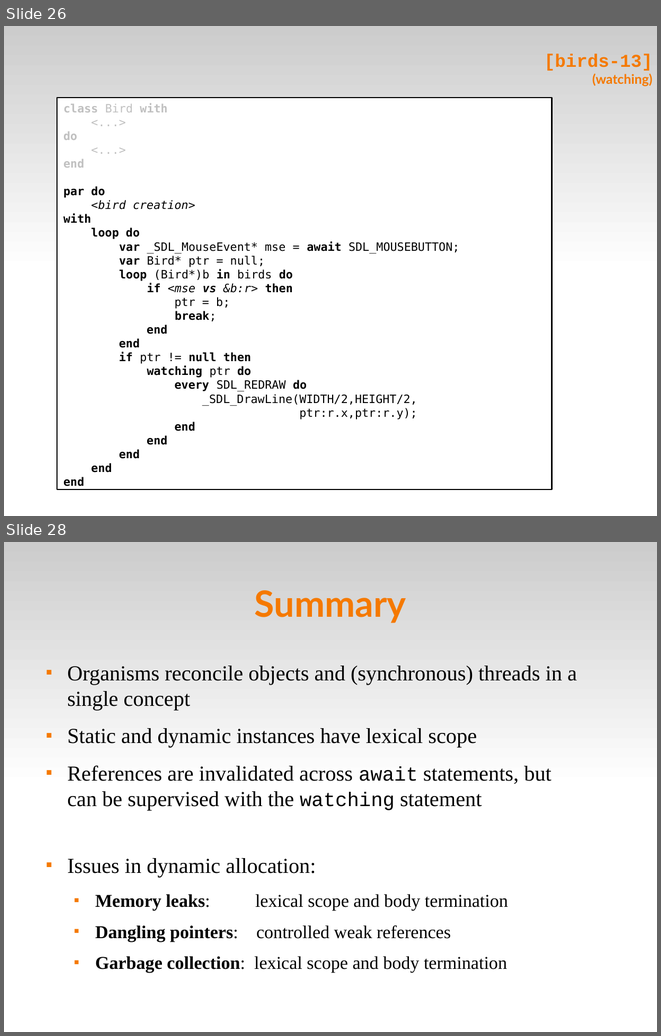
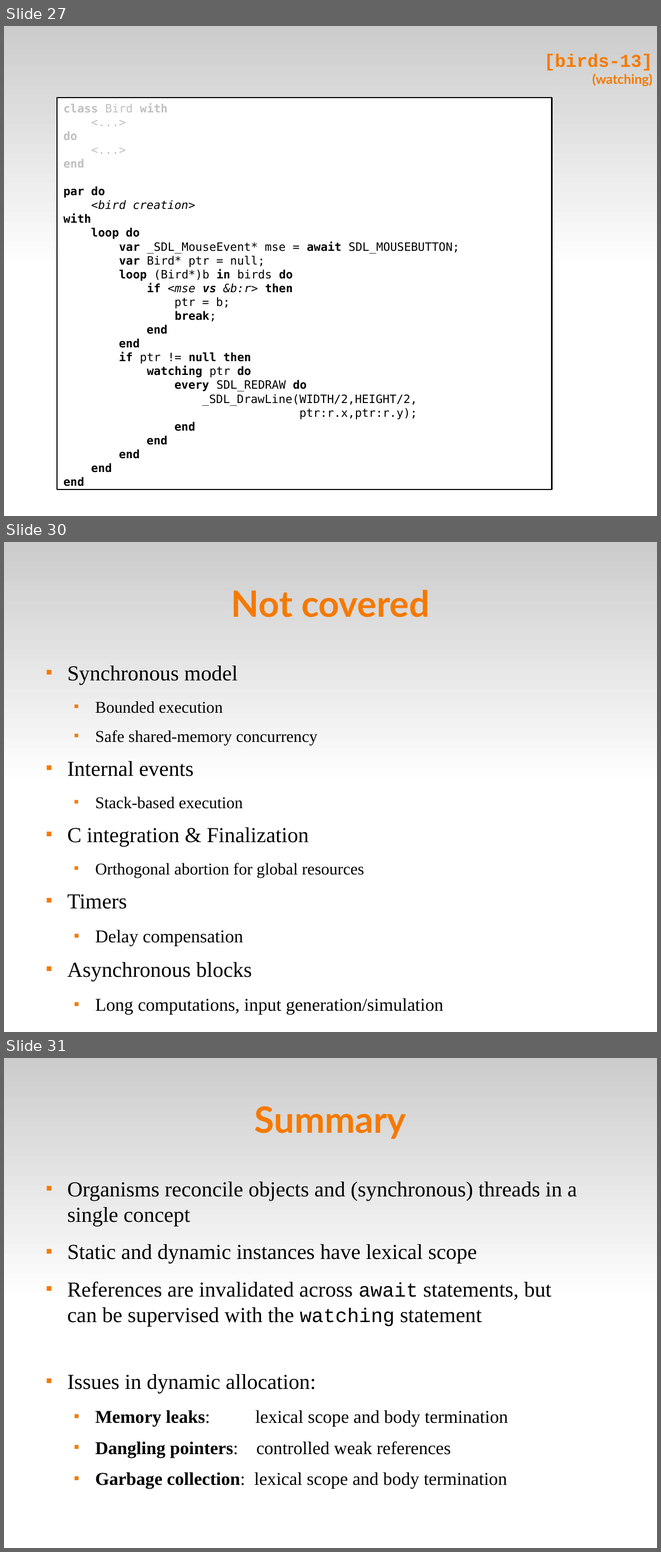
Before and after one commit to fsantanna-no/ceu-docs, a slide deck: ceu_stl.odp. Shown one above the other, each under a label of ours: slides 26 and 28 before the commit, slides 27, 30 and 31 after it; the slides between them are not shown. The pictures are 661x1036 and 661x1552 pixels, drawn with LibreOffice and Linux fonts; fonts in the diff are those of the drawing. Boxes give left, top, right and bottom in pixels: in the first picture for what was removed or moved away, otherwise in the second. Text is boxed around its words. In the diff, an @@ line names an element or a change of style, - is before the commit and + after.

```diff
--- a/ceu_stl.odp
+++ b/ceu_stl.odp
@@ slide 30 added at [4,542,657,1032], background #FFFFFF; not listed: 1 template element that a slide beside it also shows @@
@@ title added at [231,590,430,617], 44 pt, text #F57900, bold @@
+Not covered
@@ text added at [67,665,443,1015], 20 pt, text #000000 @@
+■ Synchronous model
+  ■ Bounded execution
+  ■ Safe shared-memory concurrency
+■ Internal events
+  ■ Stack-based execution
+■ C integration & Finalization
+  ■ Orthogonal abortion for global resources
+■ Timers
+  ■ Delay compensation
+■ Asynchronous blocks
+  ■ Long computations, input generation/simulation
@@ what was slide 26 is now slide 27 @@
@@ what was slide 28 is now slide 31 @@
```
Also in this commit, not shown: 5 slides changed, 15 other slides added, 3 slides removed, 6 other files.
